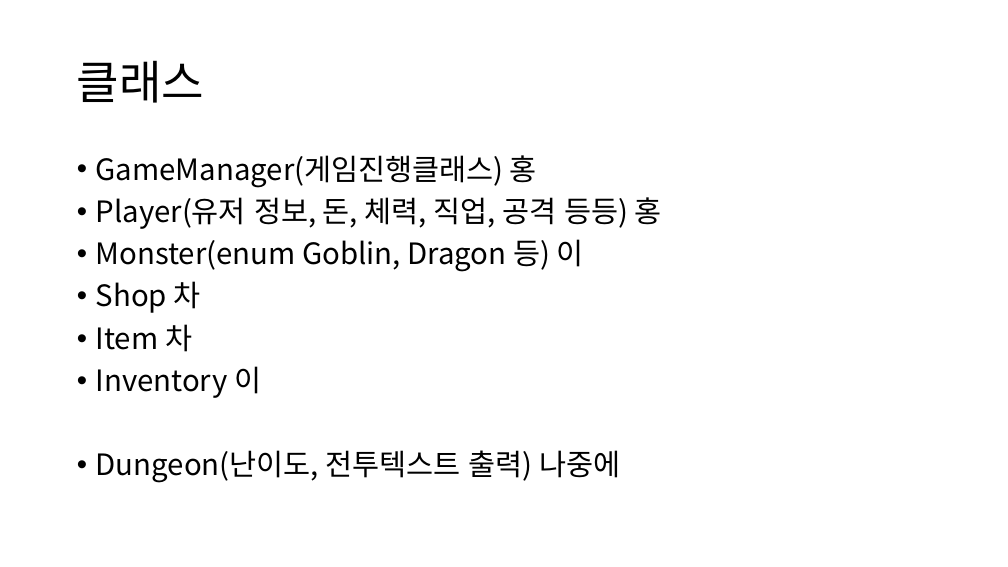
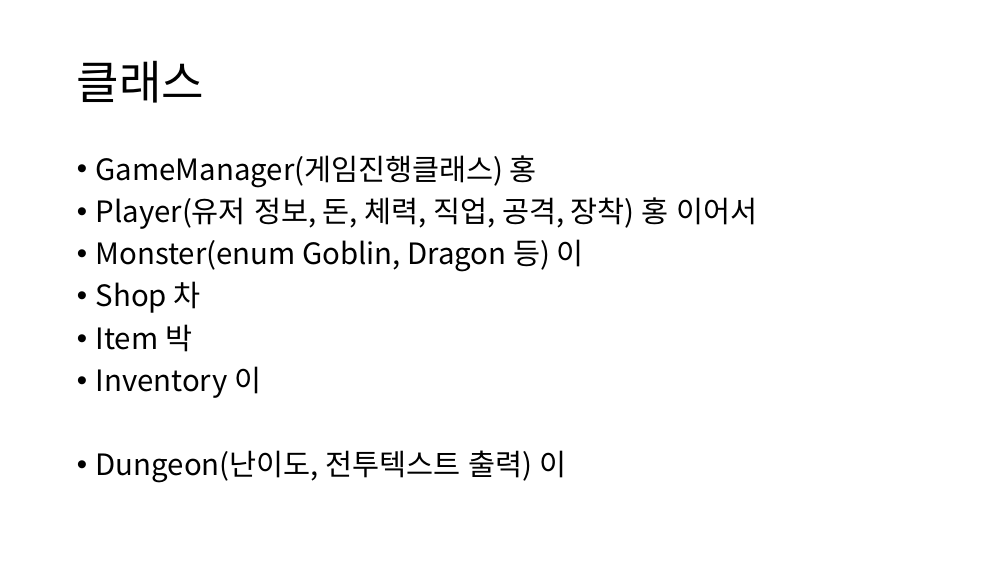
Before and after one commit to sh010207/TextRPG, a slide deck: slide 2 of 수조.pptx. Drawn at 1008x567 pixels with LibreOffice and Linux fonts; fonts in the diff are those of the drawing. Boxes give left, top, right and bottom in pixels: in the first picture for what was removed or moved away, otherwise in the second. Text is boxed around its words. In the diff, an @@ line names an element or a change of style, - is before the commit and + after.

Commit message:
수정
fix: GameManager 출력 부분은 Player옮김

```diff
--- a/수조.pptx
+++ b/수조.pptx
@@ text at <box>96,197,758,229</box>: text changed @@
-• Player(유저 정보, 돈, 체력, 직업, 공격 등등) 홍
+• Player(유저 정보, 돈, 체력, 직업, 공격, 장착) 홍 이어서
@@ text at <box>96,324,192,352</box>: text changed @@
-• Item 차
+• Item 박
@@ text at <box>96,450,566,483</box>: text changed @@
-• Dungeon(난이도, 전투텍스트 출력) 나중에
+• Dungeon(난이도, 전투텍스트 출력) 이
```
Also in this commit, not shown: 1 other slide changed, 2 other files.
